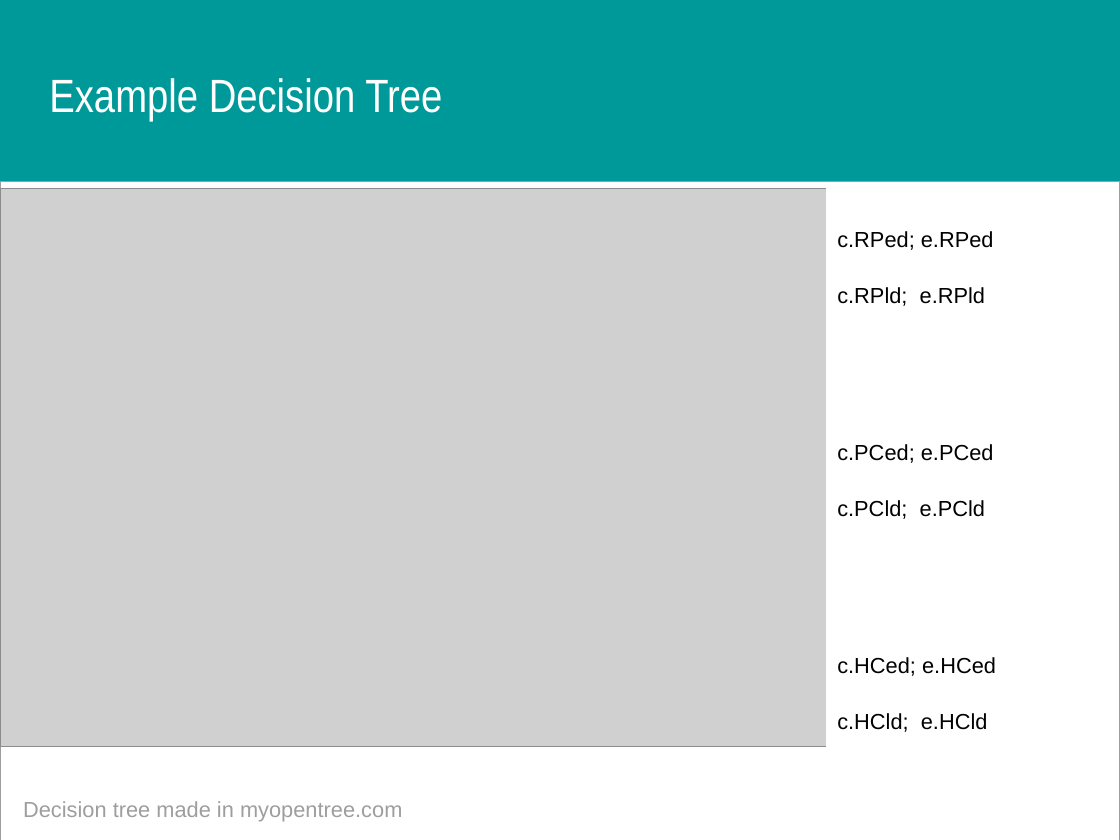
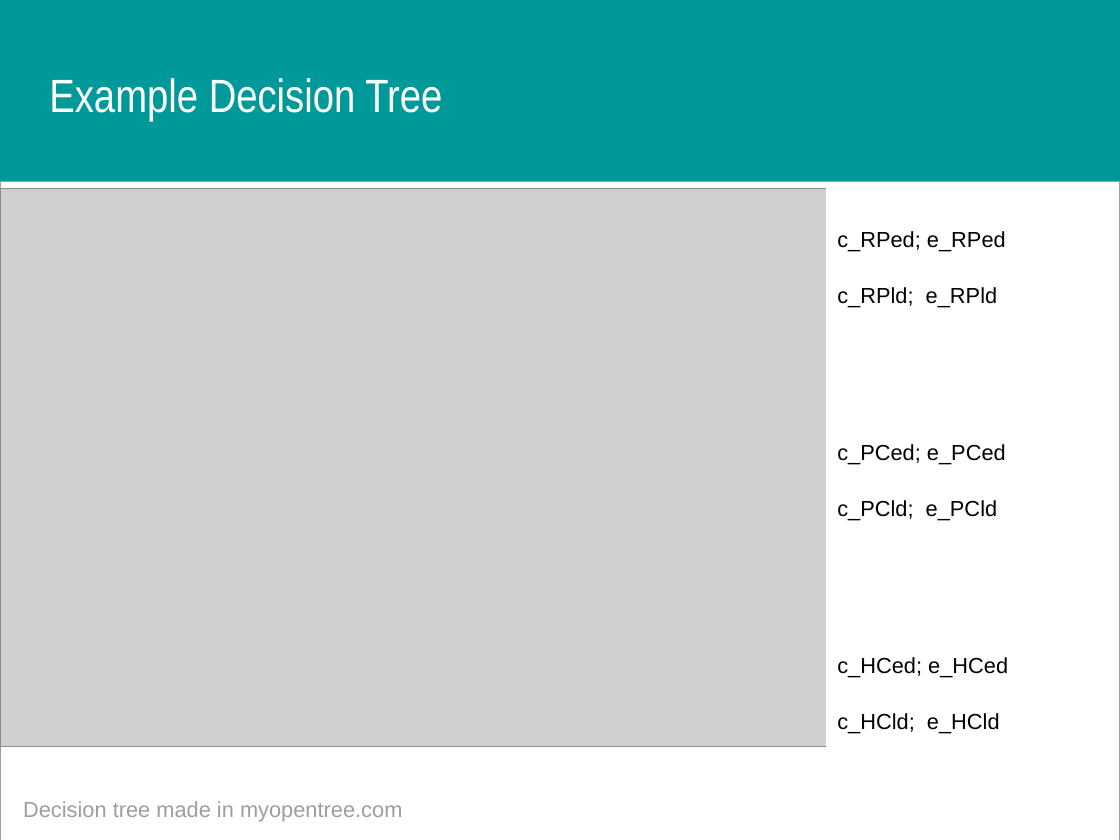
Before and after one commit to DARTH-git/Course-Modularization, a slide deck: slide 10 of Decision trees/Slides/Decision Trees.pptx. Drawn at 1120x840 pixels with LibreOffice and Linux fonts; fonts in the diff are those of the drawing; grey boxes stand for pictures; background and template pictures are left out. Boxes give left, top, right and bottom in pixels: in the first picture for what was removed or moved away, otherwise in the second. Text is boxed around its words. In the diff, an @@ line names an element or a change of style, - is before the commit and + after.

Commit message:
Update notation in decision tree slides

```diff
--- a/Decision trees/Slides/Decision Trees.pptx
+++ b/Decision trees/Slides/Decision Trees.pptx
@@ rectangle "c_RPed; e_RPed" resized from (x1=827, y1=188, x2=1015, y2=776) to (x1=827, y1=188, x2=1070, y2=776) @@
@@ text in rectangle at (x1=837, y1=231, x2=1008, y2=733): text changed @@
-c.RPed; e.RPed
-c.RPld; e.RPld
-c.PCed; e.PCed
-c.PCld; e.PCld
-c.HCed; e.HCed
-c.HCld; e.HCld
+c_RPed; e_RPed
+c_RPld; e_RPld
+c_PCed; e_PCed
+c_PCld; e_PCld
+c_HCed; e_HCed
+c_HCld; e_HCld
```
Also in this commit, not shown: 2 other files.
